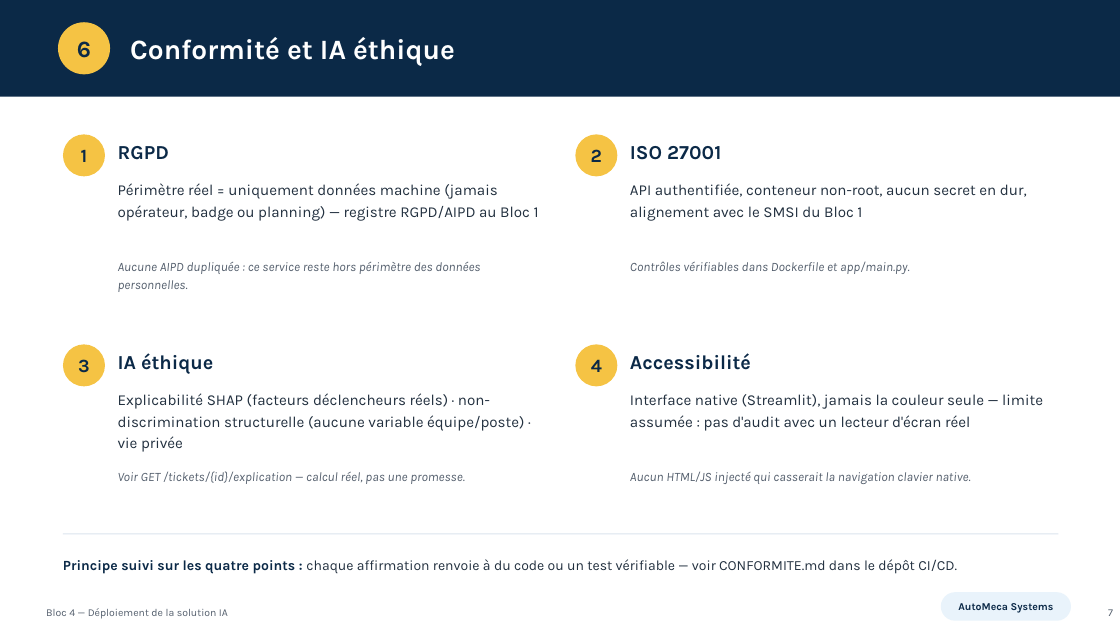
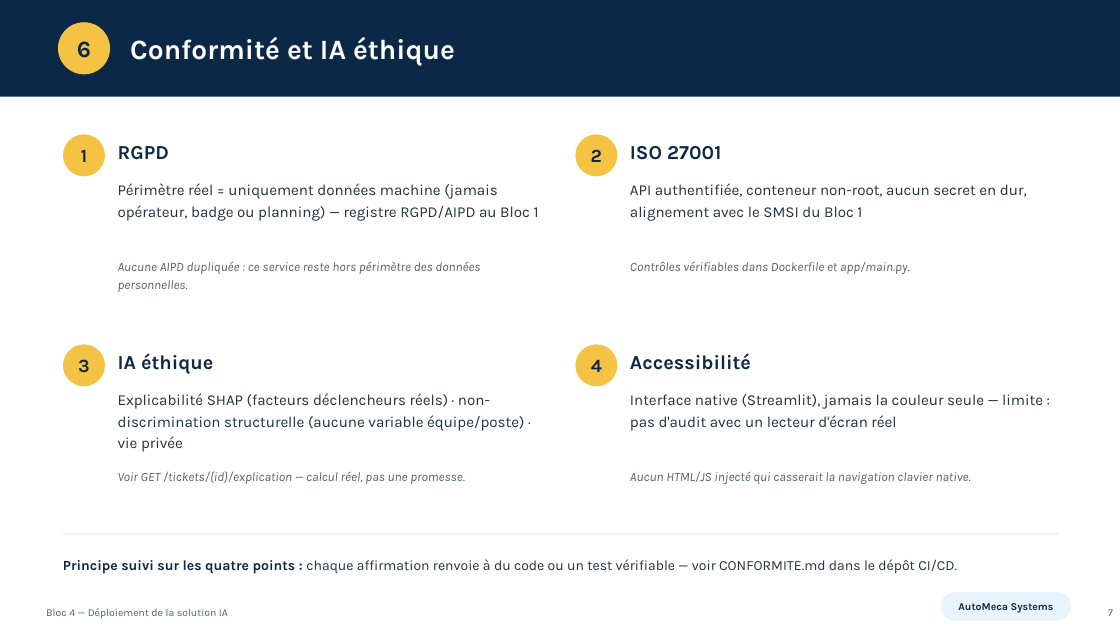
Before and after one commit to Elijoelemile/Bloc4-AutoMeca-Maintenance-Predictive-IoT-CICD, a slide deck: slide 7 of Slides - Bloc 4.pptx. Drawn at 1120x630 pixels with LibreOffice and Linux fonts; fonts in the diff are those of the drawing. Boxes give left, top, right and bottom in pixels: in the first picture for what was removed or moved away, otherwise in the second. Text is boxed around its words. In the diff, an @@ line names an element or a change of style, - is before the commit and + after.

Commit message:
retire assumee du mot limite dans les slides

```diff
--- a/Slides - Bloc 4.pptx
+++ b/Slides - Bloc 4.pptx
@@ text at <box>630,394,1043,431</box>: text changed @@
-Interface native (Streamlit), jamais la couleur seule — limite assumée : pas d'audit avec un lecteur d'écran réel
+Interface native (Streamlit), jamais la couleur seule — limite : pas d'audit avec un lecteur d'écran réel
```
Also in this commit, not shown: 2 other slides changed.
